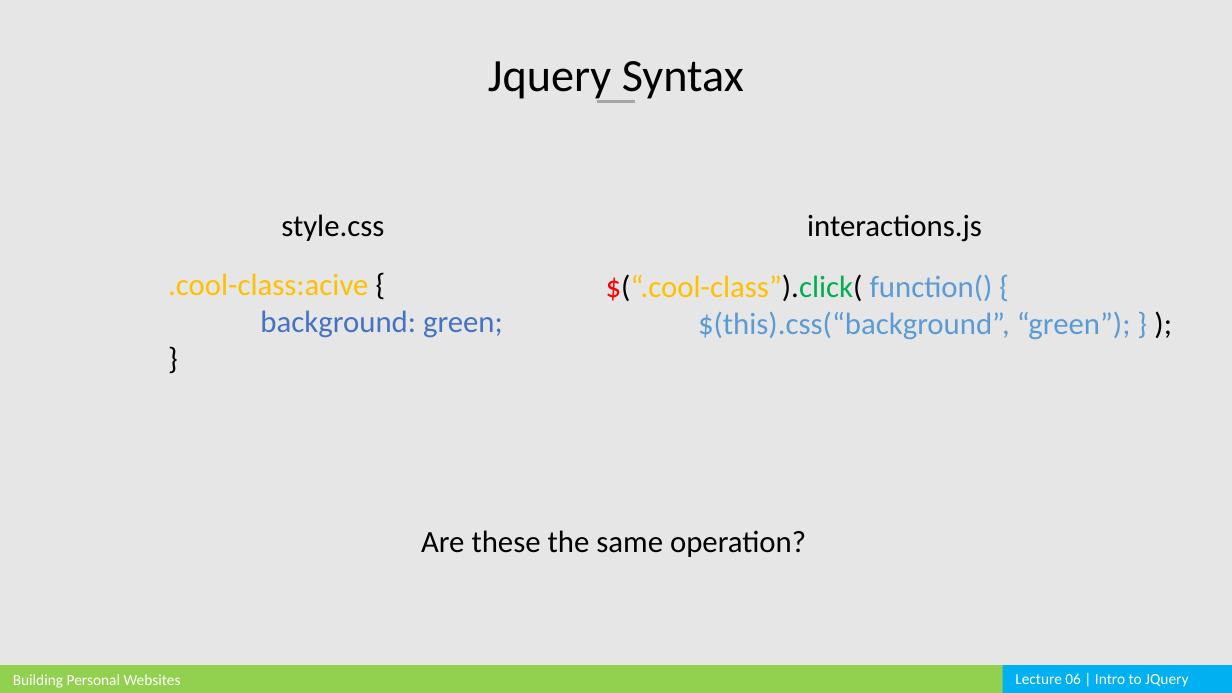
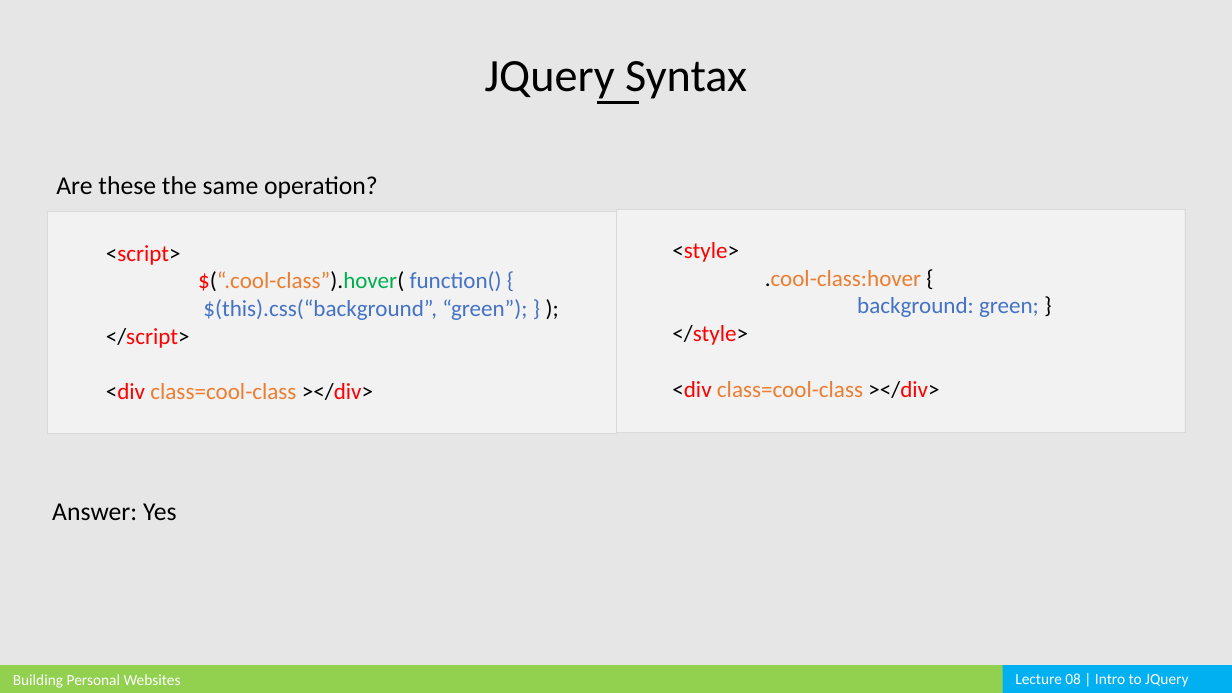
Before and after one commit to cardadfar/stuco_webdev_website, a slide deck: slide 21 of assets/lectures/BPW_Lecture_08.pptx (slide 19 before the commit). Drawn at 1232x693 pixels with LibreOffice and Linux fonts; fonts in the diff are those of the drawing. Boxes give left, top, right and bottom in pixels: in the first picture for what was removed or moved away, otherwise in the second. Text is boxed around its words. In the diff, an @@ line names an element or a change of style, - is before the commit and + after.

```diff
--- a/assets/lectures/BPW_Lecture_08.pptx
+++ b/assets/lectures/BPW_Lecture_08.pptx
@@ text at bbox=[485, 61, 747, 102]: text changed @@
-Jquery Syntax
+JQuery Syntax
@@ line moved from (597, 102) - (636, 102) to (597, 103) - (640, 103) @@
@@ line (597, 103) - (640, 103): stroke #A6A6A6 2.25 pt to #000000 2.25 pt @@
@@ text "Are these the same operation?": place and size @@
-text "Are these the same operation?" at bbox=[421, 530, 806, 557]
+text "Are these the same operation?" at bbox=[56, 176, 378, 198]
@@ text "Are these the same operation?" at bbox=[56, 176, 378, 198]: size 24 to 20 pt @@
@@ rectangle added at bbox=[47, 211, 616, 433], fill #F2F2F2, outline #D9D9D9 0.25 pt @@
@@ text removed at bbox=[281, 214, 384, 241] @@
-style.css
@@ rectangle added at bbox=[616, 210, 1186, 433], fill #F2F2F2, outline #D9D9D9 0.25 pt @@
@@ text removed at bbox=[807, 214, 982, 242] @@
-interactions.js
@@ text at bbox=[106, 271, 527, 400]: text changed; size 24 to 18 pt; text colour #FFC000 to #4472C4 @@
-.cool-class:acive {
-background: green;
-}
+<script>
+$(“.cool-class”).hover( function() {
+$(this).css(“background”, “green”); } );
+</script>
+<div class=cool-class ></div>
@@ text removed at bbox=[606, 274, 1131, 339] @@
-$(“.cool-class”).click( function() {
-$(this).css(“background”, “green”); } );
@@ text added at bbox=[672, 270, 1039, 398], 18 pt, text #ED7D31 @@
+<style>
+.cool-class:hover {
+background: green; }
+</style>
+<div class=cool-class ></div>
@@ text added at bbox=[52, 503, 177, 520], 20 pt, text #000000 @@
+Answer: Yes
@@ text at bbox=[1015, 673, 1188, 687]: text changed @@
-Lecture 06 | Intro to JQuery
+Lecture 08 | Intro to JQuery
```
Also in this commit, not shown: 25 other slides changed, 3 slides added, 1 slide removed, 23 other files.
